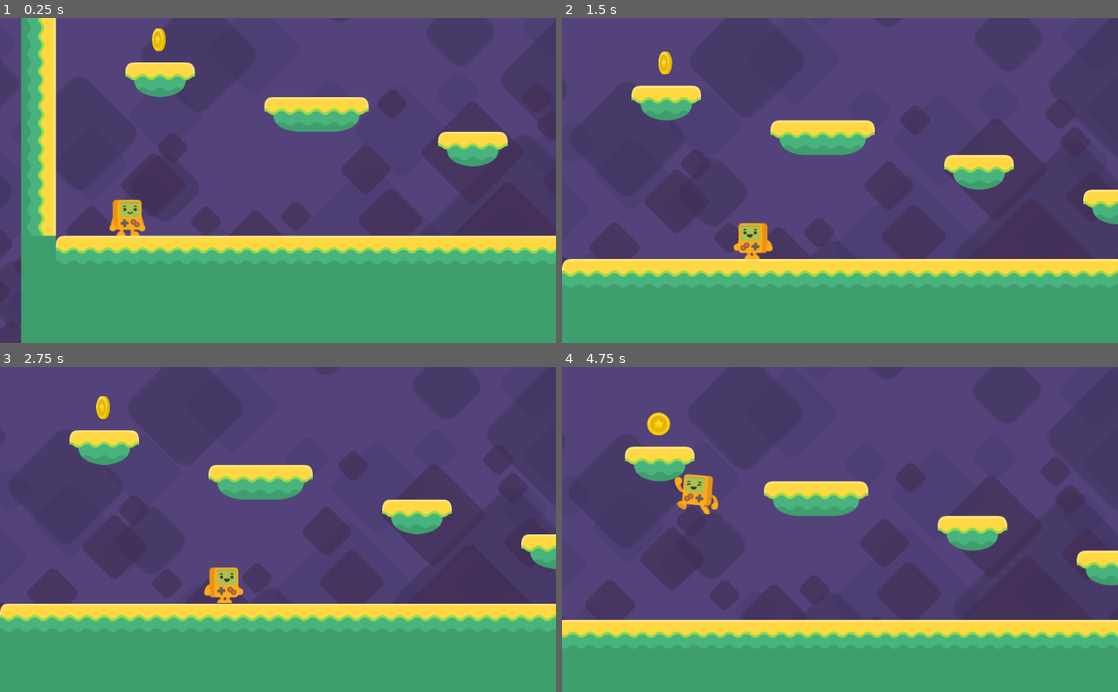
Above: before the commit, frames 1-4 (two rows, left to right).
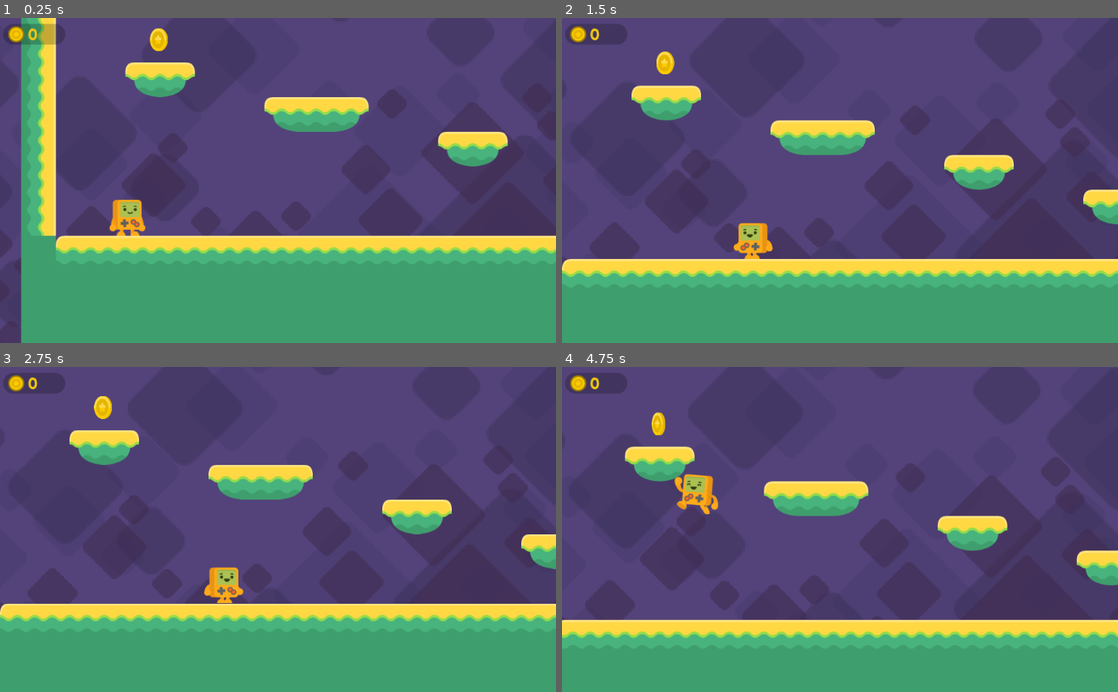
Above: after the commit, the same moments.

Repository: MrMashiro/Godot-2D-Platformer-Roguelite
Game: Godot game, scene res://Level1.tscn
Two runs of this game, one before a commit and one after it. Both use one fixed random seed, a clock stepped at 60 frames per second and the inputs below. The project has no main scene, so this scene is started directly.
Inputs:
- Up to frame 1 (0.25 s): no input
- Up to frame 2 (1.5 s): hold Right (right) 0.53-1.28 s; tap Space (jump) at 0.77 s; hold Left (left) from 1.28 s (still down)
- Up to frame 3 (2.75 s): tap Space (jump) at 1.52 s; release Left (left) at 2.03 s; hold Right (right) from 2.03 s (still down)
- Up to frame 4 (4.75 s): tap Space (jump) at 3.02, 3.77, 4.52 s; release Right (right) at 3.53 s; hold Left (left) from 3.53 s (still down)

The runs differ from the first frame. In frame 1, 0.7% of the frame differs, in the area x 0-31%, y 1-11%; in frame 2, 0.7%; in frame 3, 0.7%; in frame 4, 0.8%, in the area x 0-20%, y 1-21%.

Commit message:
Episode 12
- Adding a "Heads Up Display" (a HUD) to our game that always stays on screen in a game level showing information to the player: In this case, the number of coins collected.
- Adding a CanvasLayer node.
- How to use Several "Control"-type nodes in Godot, including: Panel, ImageRect, Label
- How to use imported fonts to create text on screen
- How to manipulate the text of an on-screen label to change its text in-game to the value of a variable (the number of coins)
- Using the _ready() function on a node to perform an action when the item loads (assign a variable's value to the text of a label)
- How to create and use custom signals in Godot (so a coin scene instance can send a signal to another object in a level scene).
- Fixing the problem in our game where a coin can be collected twice by quickly moving in-and-out-and-back-in to the coin as it's bouncing upward

Diff:
--- a/2D Platformer Roguelite/Coin.gd
+++ b/2D Platformer Roguelite/Coin.gd
@@ -1,12 +1,21 @@
+class_name Coin
 extends Area2D
+
+signal coin_collected
 
 
 onready var animation_player = $AnimationPlayer
 
 
+var signal_counter := 1
+
+
 func _on_Coin_body_entered(body: Node) -> void:
 	animation_player.play("bounce")
-	body.add_coin()
+	if signal_counter > 0:
+		emit_signal("coin_collected")
+		set_collision_mask_bit(0, false)
+		signal_counter -= 1
 
 
 func _on_AnimationPlayer_animation_finished(anim_name: String) -> void:
--- a/2D Platformer Roguelite/Coin.tscn
+++ b/2D Platformer Roguelite/Coin.tscn
@@ -56,7 +56,6 @@
 scale = Vector2( 0.5, 0.5 )
 frames = SubResource( 2 )
 animation = "spin"
-frame = 1
 playing = true
 
 [node name="AnimationPlayer" type="AnimationPlayer" parent="."]
--- /dev/null
+++ b/2D Platformer Roguelite/HUD.gd
@@ -0,0 +1,19 @@
+extends CanvasLayer
+
+onready var coins_count = $x
+
+var coins := 0
+
+func _ready() -> void:
+	coins_count.text = str(coins)
+
+
+func _physics_process(delta: float) -> void:
+	if coins == 3:
+		get_tree().change_scene("res://Level1.tscn")
+#		print("GG ! - You have collected: ", coins, " coins")
+
+
+func _on_coin_collected() -> void:
+	coins += 1
+	_ready()
--- a/2D Platformer Roguelite/Level1.tscn
+++ b/2D Platformer Roguelite/Level1.tscn
@@ -11,6 +11,9 @@
 [ext_resource path="res://ASSETS/background/set2_background.png" type="Texture" id=9]
 [ext_resource path="res://ASSETS/background/set2_tiles.png" type="Texture" id=10]
 [ext_resource path="res://Coin.tscn" type="PackedScene" id=11]
+[ext_resource path="res://ASSETS/HUD/coin_gold.png" type="Texture" id=12]
+[ext_resource path="res://ASSETS/fonts/BalsamiqSans-Bold.ttf" type="DynamicFontData" id=13]
+[ext_resource path="res://HUD.gd" type="Script" id=14]
 
 [sub_resource type="RectangleShape2D" id=1]
 extents = Vector2( 128, 32 )
@@ -170,6 +173,17 @@
 [sub_resource type="RectangleShape2D" id=11]
 extents = Vector2( 133.68, 78.787 )
 
+[sub_resource type="StyleBoxFlat" id=12]
+bg_color = Color( 0, 0, 0, 0.219608 )
+corner_radius_top_left = 20
+corner_radius_top_right = 20
+corner_radius_bottom_right = 20
+corner_radius_bottom_left = 20
+
+[sub_resource type="DynamicFont" id=13]
+size = 30
+font_data = ExtResource( 13 )
+
 [node name="Level1" type="Node2D"]
 
 [node name="Tiles One-Way" type="TileMap" parent="."]
@@ -227,7 +241,7 @@
 motion_mirroring = Vector2( 1280, 960 )
 
 [node name="Sprite" type="Sprite" parent="ParallaxBackground/Purple Sky"]
-position = Vector2( 62.7577, -185.251 )
+position = Vector2( 62.7577, -186.22 )
 scale = Vector2( 2, 2 )
 texture = ExtResource( 9 )
 centered = false
@@ -274,13 +288,66 @@
 [node name="CollisionShape2D" type="CollisionShape2D" parent="FallZone"]
 shape = SubResource( 11 )
 
-[node name="Coin" parent="." instance=ExtResource( 11 )]
+[node name="Coins" type="Node2D" parent="."]
+
+[node name="Coin" parent="Coins" instance=ExtResource( 11 )]
 position = Vector2( 254, 150 )
 
-[node name="Coin2" parent="." instance=ExtResource( 11 )]
-position = Vector2( 2362.07, 340.488 )
-
-[node name="Coin3" parent="." instance=ExtResource( 11 )]
-position = Vector2( 3143.6, -106.908 )
+[node name="Coin2" parent="Coins" instance=ExtResource( 11 )]
+position = Vector2( 2372.05, 340.663 )
+
+[node name="Coin3" parent="Coins" instance=ExtResource( 11 )]
+position = Vector2( 3144.14, -101.071 )
+
+[node name="HUD" type="CanvasLayer" parent="."]
+script = ExtResource( 14 )
+
+[node name="Panel" type="Panel" parent="HUD"]
+anchor_left = -1.01717
+anchor_top = 0.00884618
+anchor_right = -1.01717
+anchor_bottom = 0.00884618
+margin_left = 1047.58
+margin_top = 5.69229
+margin_right = 1161.58
+margin_bottom = 43.6923
+custom_styles/panel = SubResource( 12 )
+__meta__ = {
+"_edit_use_anchors_": false
+}
+
+[node name="TextureRect" type="TextureRect" parent="HUD"]
+anchor_left = -1.01717
+anchor_top = 0.00884618
+anchor_right = -1.01717
+anchor_bottom = 0.00884618
+margin_left = 1057.03
+margin_top = 9.91953
+margin_right = 1087.03
+margin_bottom = 39.9195
+texture = ExtResource( 12 )
+expand = true
+__meta__ = {
+"_edit_use_anchors_": false
+}
+
+[node name="x" type="Label" parent="HUD"]
+anchor_left = -1.01717
+anchor_top = 0.00884618
+anchor_right = -1.01717
+anchor_bottom = 0.00884618
+margin_left = 1092.27
+margin_top = 8.49975
+margin_right = 1133.27
+margin_bottom = 56.4997
+custom_fonts/font = SubResource( 13 )
+custom_colors/font_color = Color( 0.933333, 0.776471, 0.0705882, 1 )
+text = "x"
+__meta__ = {
+"_edit_use_anchors_": false
+}
 
 [connection signal="body_entered" from="FallZone" to="Player" method="_on_FallZone_body_entered"]
+[connection signal="coin_collected" from="Coins/Coin" to="HUD" method="_on_coin_collected"]
+[connection signal="coin_collected" from="Coins/Coin2" to="HUD" method="_on_coin_collected"]
+[connection signal="coin_collected" from="Coins/Coin3" to="HUD" method="_on_coin_collected"]
--- a/2D Platformer Roguelite/Player.gd
+++ b/2D Platformer Roguelite/Player.gd
@@ -77,10 +77,6 @@
 	velocity.x = lerp(velocity.x, 0, 0.5)
 	velocity.y += gravity
 
-	if coins == 3:
-#		print("GG ! - You have collected: ", coins, " coins")
-		get_tree().change_scene("res://Level1.tscn")
-
 func _gravity() -> void:
 	if is_on_floor():
 		velocity.y = GRAVITY_ON_FLOOR
@@ -97,6 +93,3 @@
 		print(body.name, " ", body.get_children().size())
 		body.queue_free()
 """
-
-func add_coin():
-	coins += 1
--- a/2D Platformer Roguelite/project.godot
+++ b/2D Platformer Roguelite/project.godot
@@ -9,12 +9,18 @@
 config_version=4
 
 _global_script_classes=[ {
+"base": "Area2D",
+"class": "Coin",
+"language": "GDScript",
+"path": "res://Coin.gd"
+}, {
 "base": "KinematicBody2D",
 "class": "Player",
 "language": "GDScript",
 "path": "res://Player.gd"
 } ]
 _global_script_class_icons={
+"Coin": "",
 "Player": ""
 }
 
Binary file added: 2D Platformer Roguelite/ASSETS/HUD/coin_gold.png
Not shown, added: 2D Platformer Roguelite/ASSETS/HUD/coin_gold.png.import
Binary file added: 2D Platformer Roguelite/ASSETS/fonts/BalsamiqSans-Bold.ttf
Not shown: 1 places in 2D Platformer Roguelite/Level1.tscn that only renumber resources
